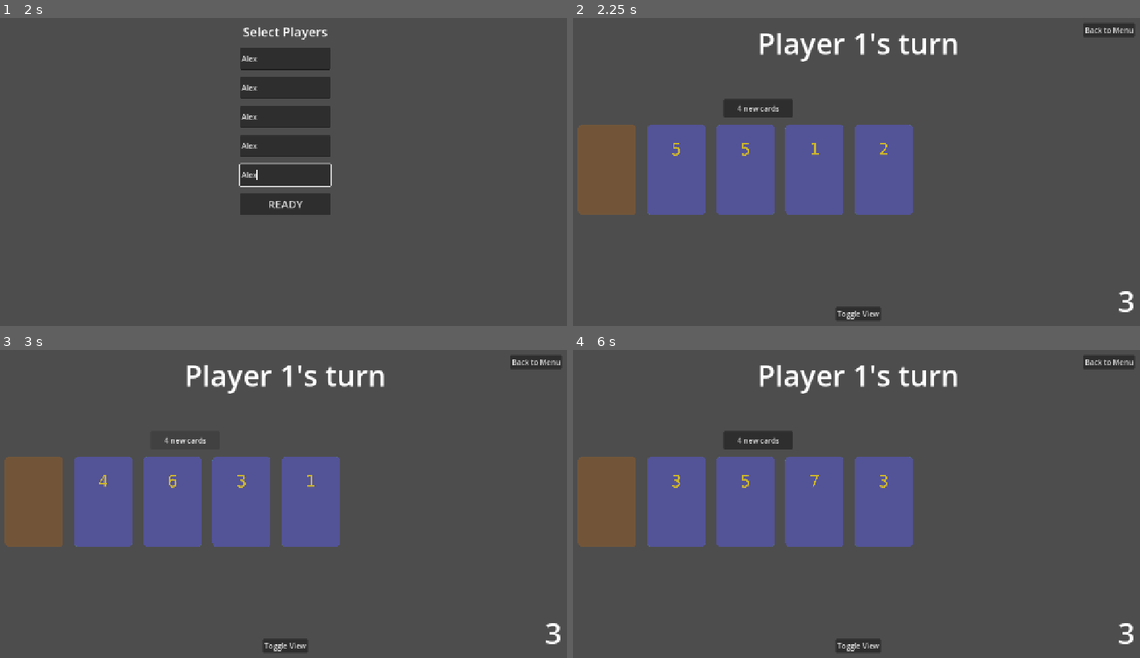
Above: before the commit, frames 1-4 (two rows, left to right).
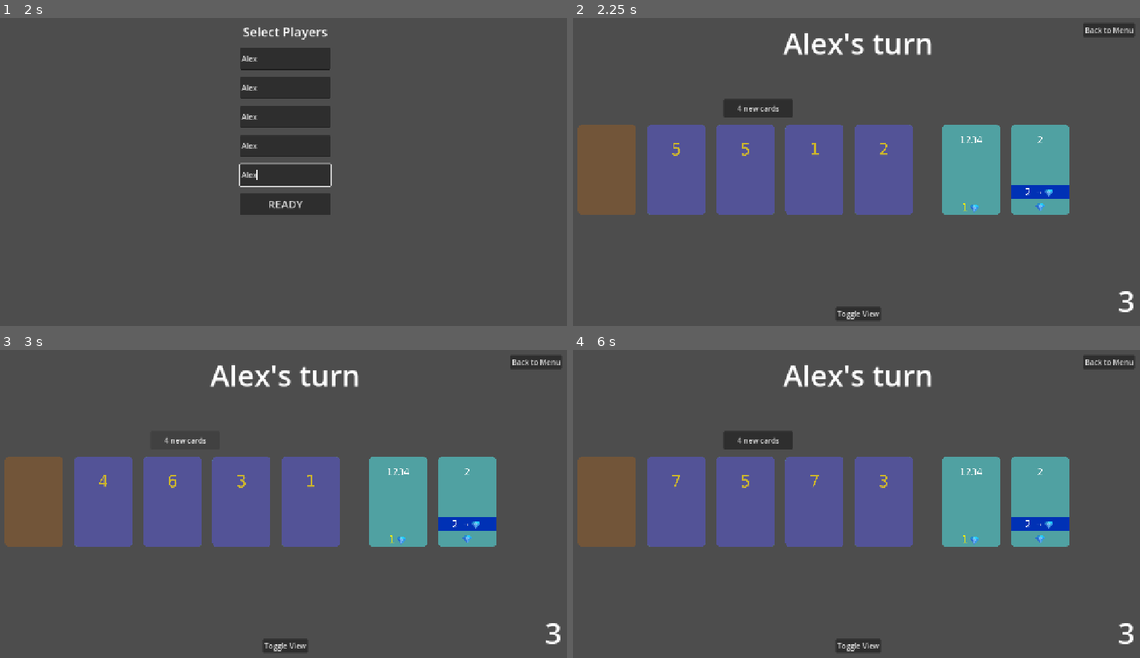
Above: after the commit, the same moments.

Repository: vbackeberg/game1
Game: Godot game, scene res://src/main.tscn
Same seed, same stepped clock (60 frames per second), same inputs: the game is played once before the commit and once after it.
Inputs (mouse positions are in pixels of both pictures, inside the frame that each line leads up to):
- Up to frame 1 (2 s): click (283, 58) at 0.52 s; type "Alex" at 0.6 s; click (283, 88) at 0.75 s; type "Alex" at 0.83 s; click (283, 116) at 0.98 s; type "Alex" at 1.07 s; click (283, 147) at 1.27 s; type "Alex" at 1.35 s; click (283, 175) at 1.5 s; type "Alex" at 1.58 s
- Up to frame 2 (2.25 s): click "READY" at 2 s
- Up to frame 3 (3 s): click "4 new cards" at 2.75 s
- Up to frame 4 (6 s): click "4 new cards" at 3.5 s; click "Toggle View" at 4.25 s; click (607, 500) at 5 s; click (675, 500) at 5.75 s

Frame 1 is identical in both runs. In frame 2, 7.2% of the frame differs, in the area x 32-88%, y 4-64%; in frame 3, 7.2%; in frame 4, 7.3%, in the area x 17-88%, y 4-64%.
Error before the commit: Parse Error: Class "CardCharacter" hides a global script class. (res://src/game/card_character.gd:1)

Commit message:
character 3d: rotate and set texture and rename

Diff:
--- a/src/game/card_character_3d.gd
+++ b/src/game/card_character_3d.gd
@@ -1,13 +1,13 @@
 extends Node3D
 
-class_name CardCharacter
+class_name CardCharacter3d
 
 @export var data: CardData:
 	set(value):
-		var card_front = $Front
-		var card_back = $Back
-
-		data = value
+		var front = $Front
+		var mat = StandardMaterial3D.new()
+		front.material_override = mat
+		mat.albedo_texture = value.art
 
 
 
--- a/src/game/card_character_3d.tscn
+++ b/src/game/card_character_3d.tscn
@@ -2,6 +2,8 @@
 
 [ext_resource type="Texture2D" uid="uid://y6vorsgamkxj" path="res://assets/character_back.png" id="1_7fy5d"]
 [ext_resource type="Script" uid="uid://hqt15hv5b3ke" path="res://src/game/card_character_3d.gd" id="1_ncy1e"]
+
+[sub_resource type="StandardMaterial3D" id="StandardMaterial3D_i5nif"]
 
 [sub_resource type="QuadMesh" id="QuadMesh_7fy5d"]
 size = Vector2(1, 1.4)
@@ -17,9 +19,11 @@
 script = ExtResource("1_ncy1e")
 
 [node name="Front" type="MeshInstance3D" parent="." unique_id=2125086250]
+transform = Transform3D(1, 0, 0, 0, -4.371139e-08, -1, 0, 1, -4.371139e-08, 0, 0, 0)
+material_override = SubResource("StandardMaterial3D_i5nif")
 mesh = SubResource("QuadMesh_7fy5d")
 
 [node name="Back" type="MeshInstance3D" parent="." unique_id=1367559999]
-transform = Transform3D(-1, 0, -8.742278e-08, 0, 1, 0, 8.742278e-08, 0, -1, 0, 0, 0)
+transform = Transform3D(-1, 8.742278e-08, -3.821371e-15, 0, -4.371139e-08, -1, -8.742278e-08, -1, 4.371139e-08, 0, 0, 0)
 material_override = SubResource("StandardMaterial3D_ncy1e")
 mesh = SubResource("QuadMesh_ncy1e")
